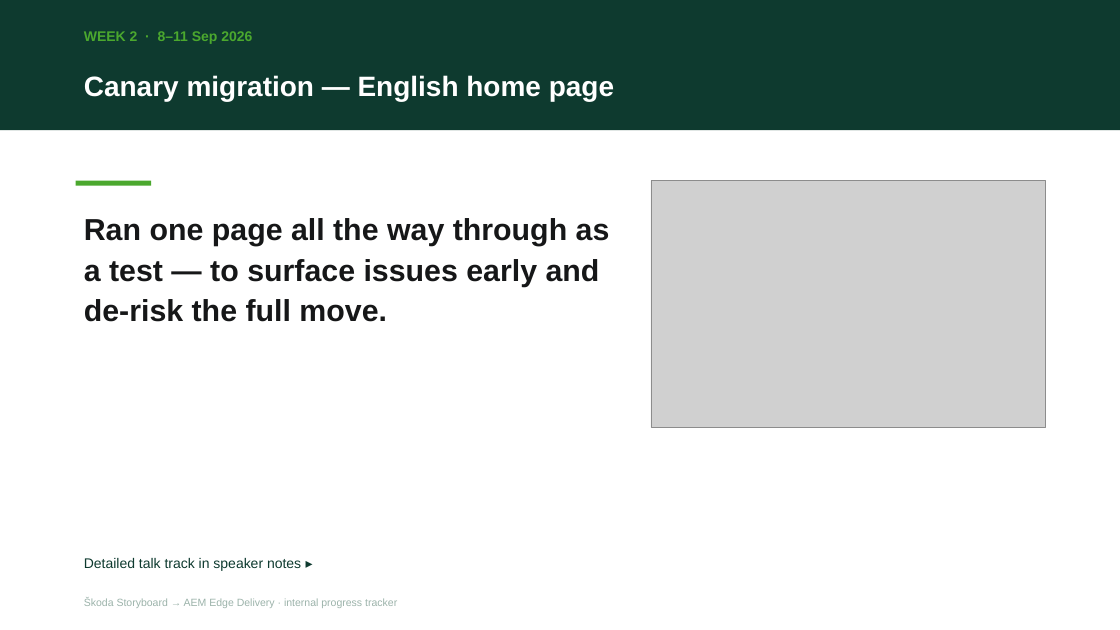
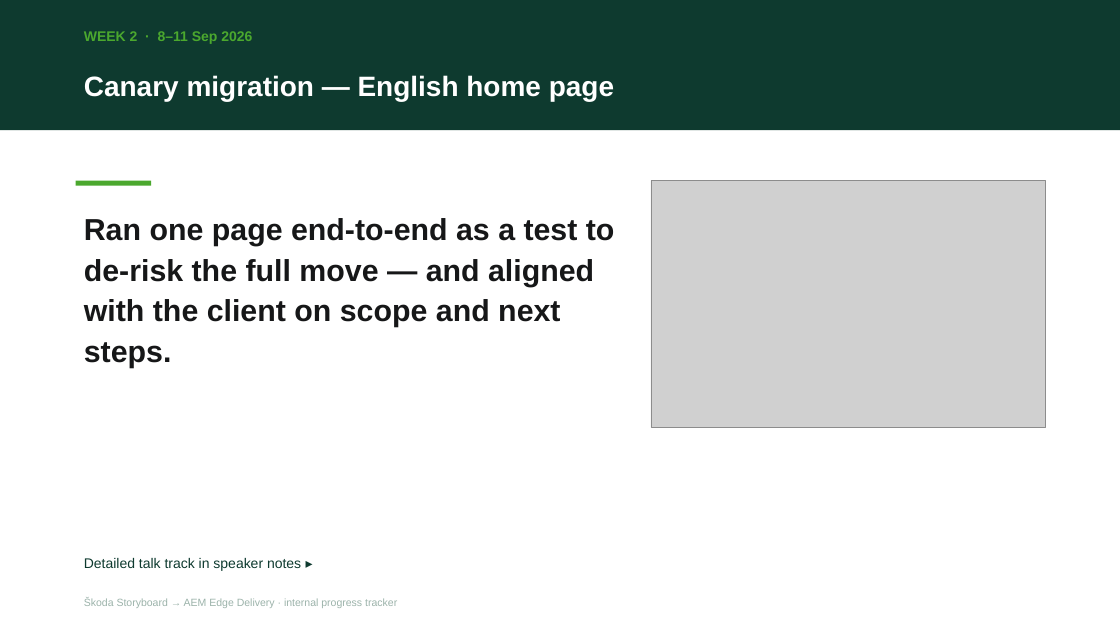
Before and after one commit to larsauffarth/skoda-storyboard, a slide deck: slide 3 of docs/deck/skoda-storyboard-project-tracker.pptx. Drawn at 1120x630 pixels with LibreOffice and Linux fonts; fonts in the diff are those of the drawing; grey boxes stand for pictures. Boxes give left, top, right and bottom in pixels: in the first picture for what was removed or moved away, otherwise in the second. Text is boxed around its words. In the diff, an @@ line names an element or a change of style, - is before the commit and + after.

```diff
--- a/docs/deck/skoda-storyboard-project-tracker.pptx
+++ b/docs/deck/skoda-storyboard-project-tracker.pptx
@@ text at <box>84,218,615,368</box>: text changed @@
-Ran one page all the way through as a test — to surface issues early and de-risk the full move.
+Ran one page end-to-end as a test to de-risk the full move — and aligned with the client on scope and next steps.
```
Also in this commit, not shown: 1 other file.
